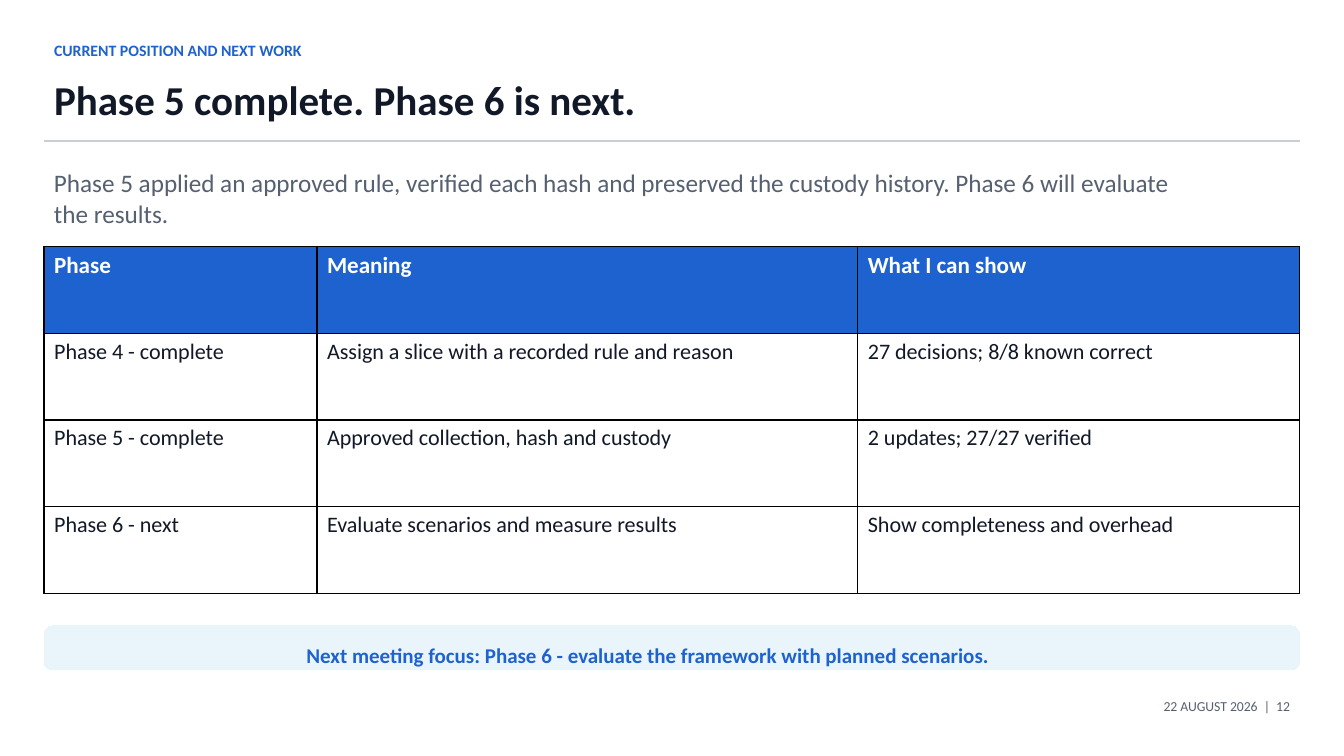
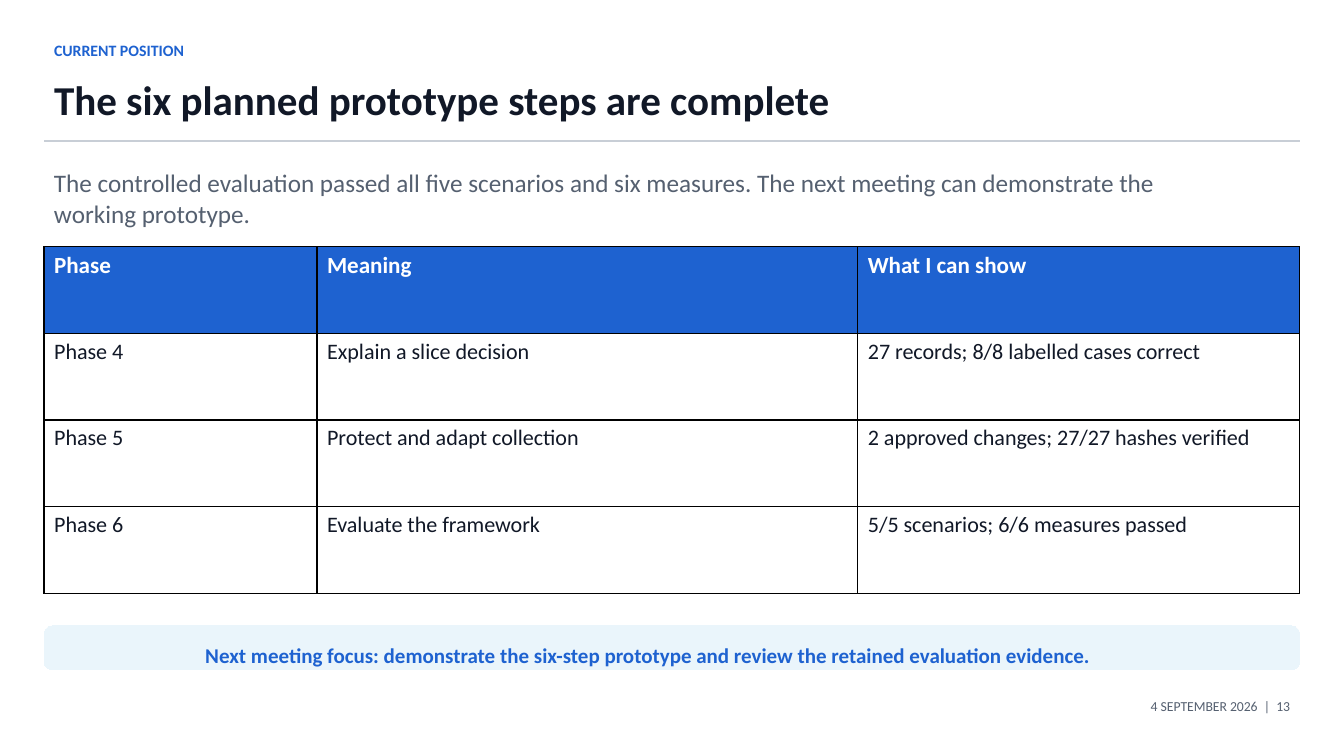
Before and after one commit to glen-mukota/adaptive-forensic-framework-5g-network-slicing, a slide deck: slide 12 of docs/Mukota_Implementation_Progress_Presentation.pptx. Drawn at 1344x756 pixels with LibreOffice and Linux fonts; fonts in the diff are those of the drawing. Boxes give left, top, right and bottom in pixels: in the first picture for what was removed or moved away, otherwise in the second. Text is boxed around its words. In the diff, an @@ line names an element or a change of style, - is before the commit and + after.

Commit message:
Implement Phase 6 controlled evaluation

```diff
--- a/docs/Mukota_Implementation_Progress_Presentation.pptx
+++ b/docs/Mukota_Implementation_Progress_Presentation.pptx
@@ text at [54,45,184,56]: text changed @@
-CURRENT POSITION AND NEXT WORK
+CURRENT POSITION
@@ text at [54,86,829,122]: text changed @@
-Phase 5 complete. Phase 6 is next.
+The six planned prototype steps are complete
@@ text at [54,174,1153,228]: text changed @@
-Phase 5 applied an approved rule, verified each hash and preserved the custody history. Phase 6 will evaluate the results.
+The controlled evaluation passed all five scenarios and six measures. The next meeting can demonstrate the working prototype.
@@ table at [44,247,1301,594] @@
-row 2: Phase 4 - complete | Assign a slice with a recorded rule and reason | 27 decisions; 8/8 known correct
+row 2: Phase 4 | Explain a slice decision | 27 records; 8/8 labelled cases correct
-row 3: Phase 5 - complete | Approved collection, hash and custody | 2 updates; 27/27 verified
+row 3: Phase 5 | Protect and adapt collection | 2 approved changes; 27/27 hashes verified
-row 4: Phase 6 - next | Evaluate scenarios and measure results | Show completeness and overhead
+row 4: Phase 6 | Evaluate the framework | 5/5 scenarios; 6/6 measures passed
@@ text at [205,648,1090,667]: text changed @@
-Next meeting focus: Phase 6 - evaluate the framework with planned scenarios.
+Next meeting focus: demonstrate the six-step prototype and review the retained evaluation evidence.
@@ text at [1151,702,1290,711]: text changed @@
-22 AUGUST 2026 | 12
+4 SEPTEMBER 2026 | 13
```
Also in this commit, not shown: 2 other slides changed, 4 slides added, 6 other files.
